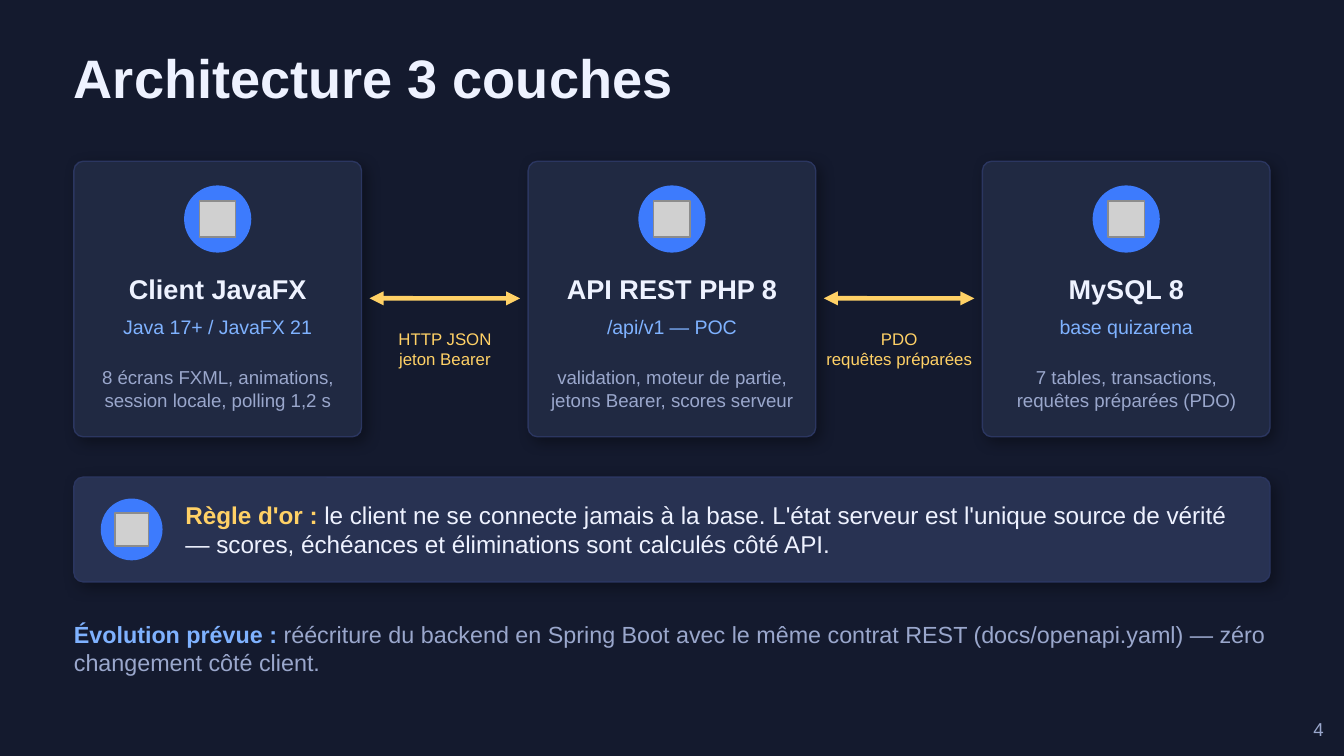
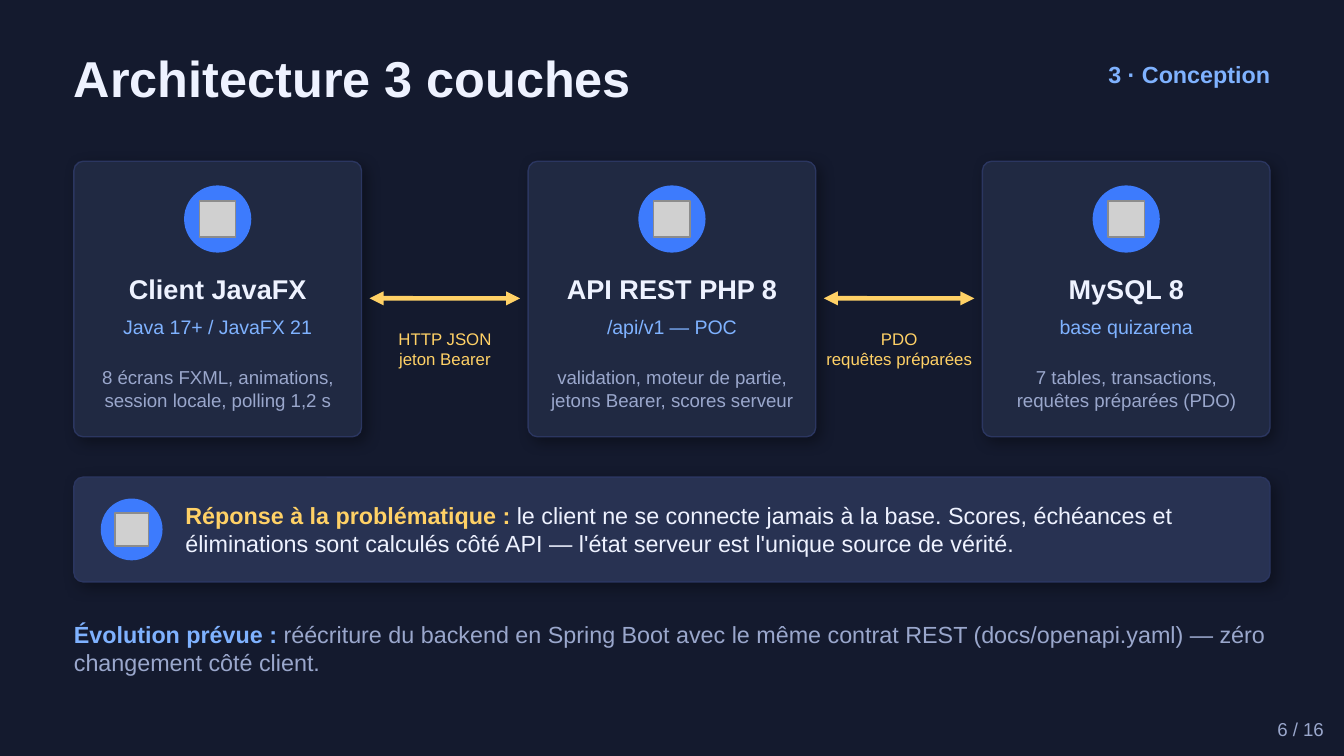
Before and after one commit to AdaMakchi/android-project-adham-marrakchi, a slide deck: slide 6 of docs/Soutenance_QuizArena.pptx (slide 4 before the commit). Drawn at 1344x756 pixels with LibreOffice and Linux fonts; fonts in the diff are those of the drawing; grey boxes stand for pictures. Boxes give left, top, right and bottom in pixels: in the first picture for what was removed or moved away, otherwise in the second. Text is boxed around its words. In the diff, an @@ line names an element or a change of style, - is before the commit and + after.

```diff
--- a/docs/Soutenance_QuizArena.pptx
+++ b/docs/Soutenance_QuizArena.pptx
@@ text "Architecture 3 couches" at <box>74,60,631,98</box>: size 29 to 27 pt @@
@@ text added at <box>1108,66,1270,88</box>, 12.5 pt, text #7FB2FF, bold @@
+3 · Conception
@@ text at <box>185,507,1172,557</box>: text changed; size 13 to 12.5 pt @@
-Règle d'or : le client ne se connecte jamais à la base. L'état serveur est l'unique source de vérité — scores, échéances et éliminations sont calculés côté API.
+Réponse à la problématique : le client ne se connecte jamais à la base. Scores, échéances et éliminations sont calculés côté API — l'état serveur est l'unique source de vérité.
@@ text added at <box>1277,723,1324,736</box>, 10 pt, text #9AA7CC @@
+6 / 16
@@ text removed at <box>1313,723,1323,736</box> @@
-4
```
Also in this commit, not shown: 6 other slides changed, 9 slides added, 5 slides removed.
